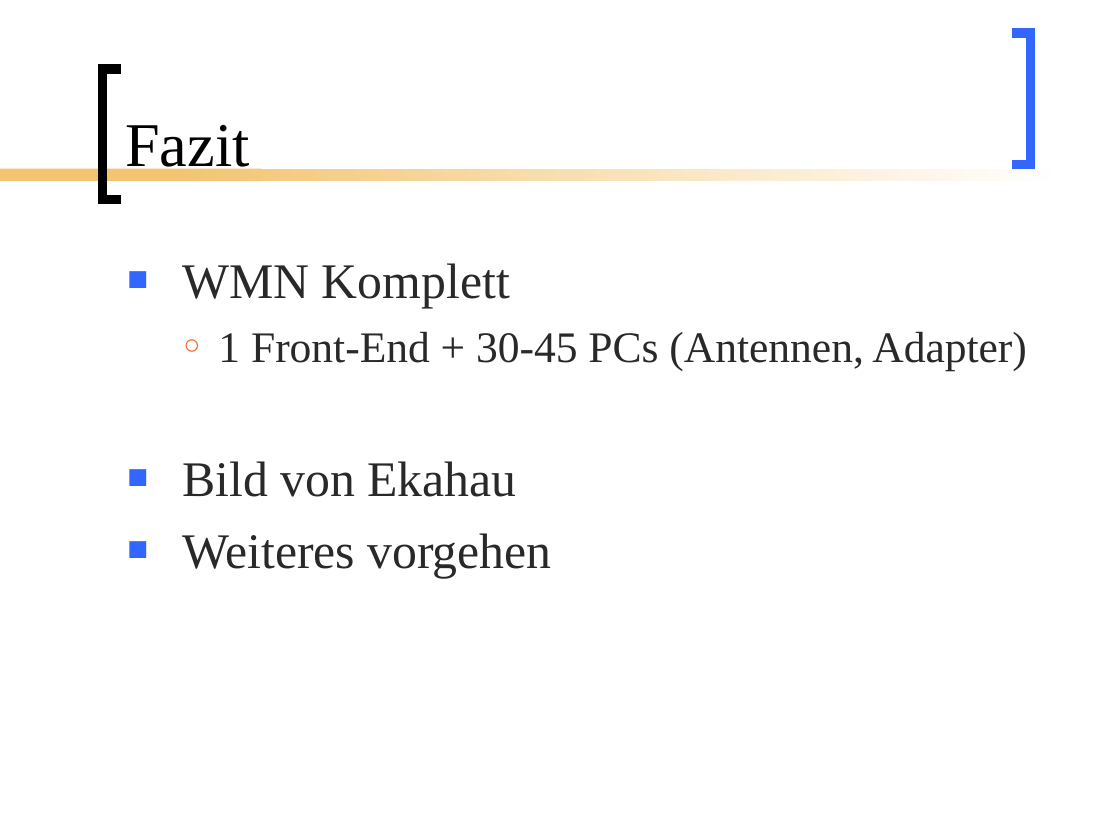
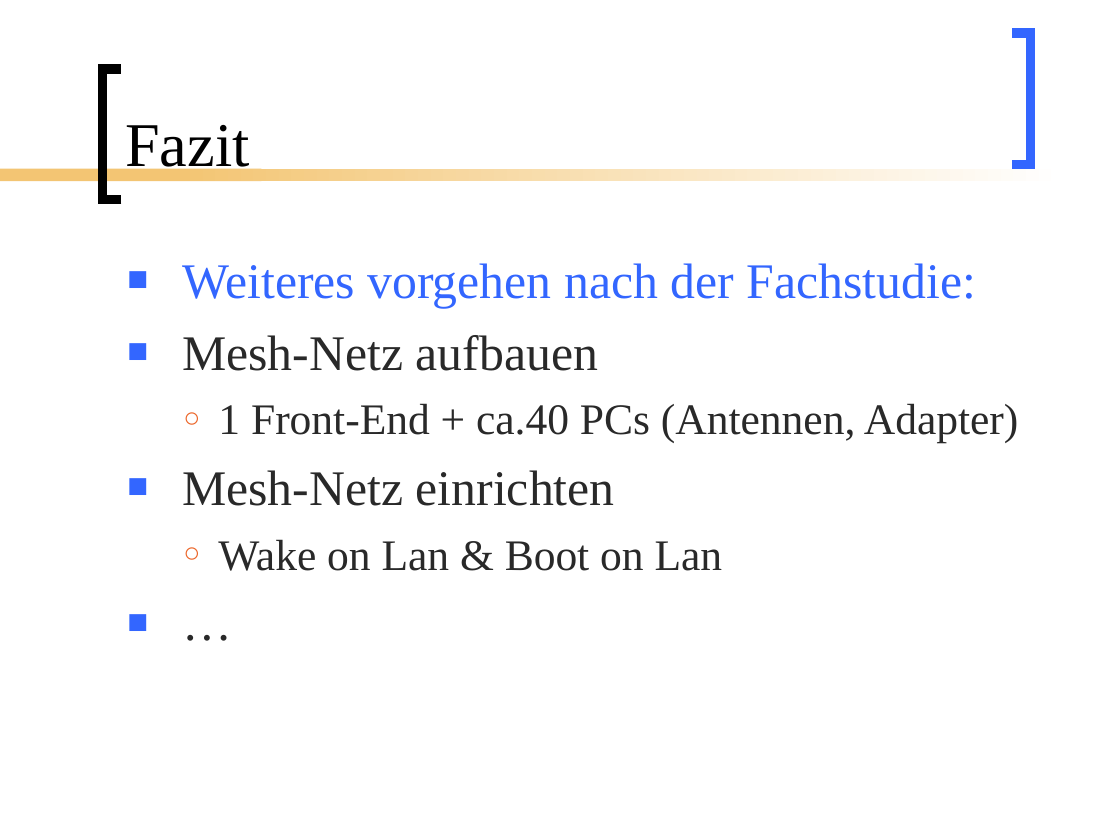
Before and after one commit to BackupTheBerlios/mesh2nexus-svn, a slide deck: slide 23 of documents/folien/Mesh_Vortrag.ppt (slide 24 before the commit). Drawn at 1120x840 pixels with LibreOffice and Linux fonts; fonts in the diff are those of the drawing. Boxes give left, top, right and bottom in pixels: in the first picture for what was removed or moved away, otherwise in the second. Text is boxed around its words. In the diff, an @@ line names an element or a change of style, - is before the commit and + after.

```diff
--- a/documents/folien/Mesh_Vortrag.ppt
+++ b/documents/folien/Mesh_Vortrag.ppt
@@ text at (182,263,1019,571): text changed @@
-■ WMN Komplett
-  ○ 1 Front-End + 30-45 PCs (Antennen, Adapter)
-■ Bild von Ekahau
-■ Weiteres vorgehen
+■ Weiteres vorgehen nach der Fachstudie:
+■ Mesh-Netz aufbauen
+  ○ 1 Front-End + ca.40 PCs (Antennen, Adapter)
+■ Mesh-Netz einrichten
+  ○ Wake on Lan & Boot on Lan
+■ …
```
Also in this commit, not shown: 14 other slides changed, 1 slide removed.
